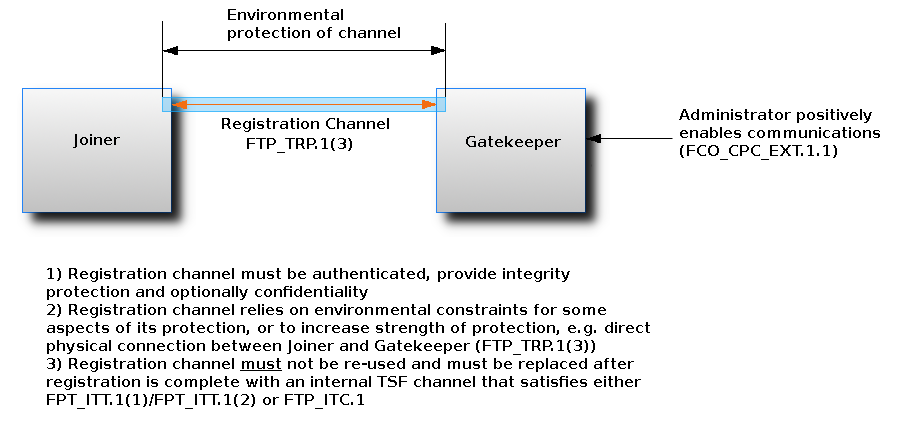
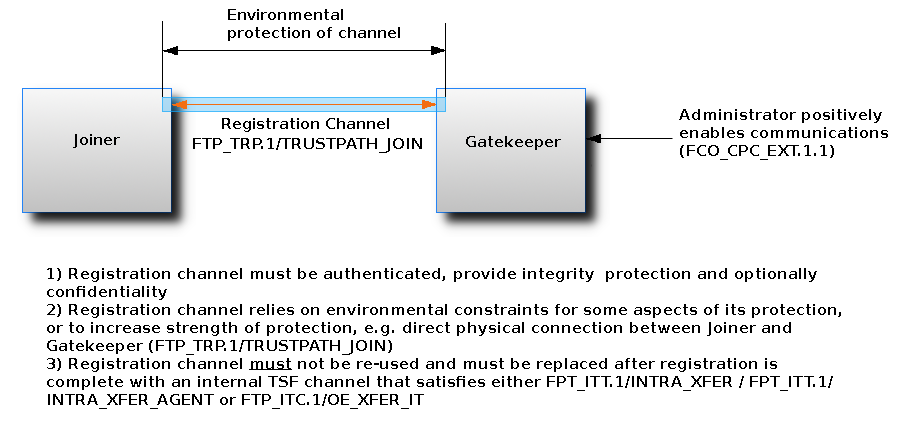
Layered file, before and after one edit (924px x 444px). Changes by layer:
renamed "FTP_TRP.1(3)" to "FTP_TRP.1/TRUSTPATH_JOIN", painted on it over box(193, 138, 422, 153)
painted on "Administrator positively enabl..." over box(691, 109, 888, 160)
painted on "1) Registration channel must b..." over box(47, 268, 841, 409)
